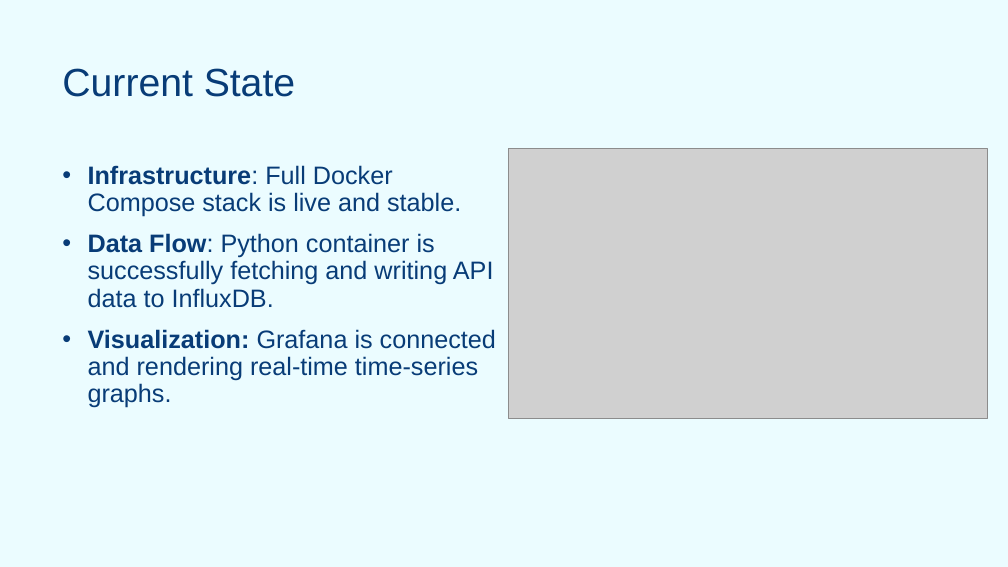
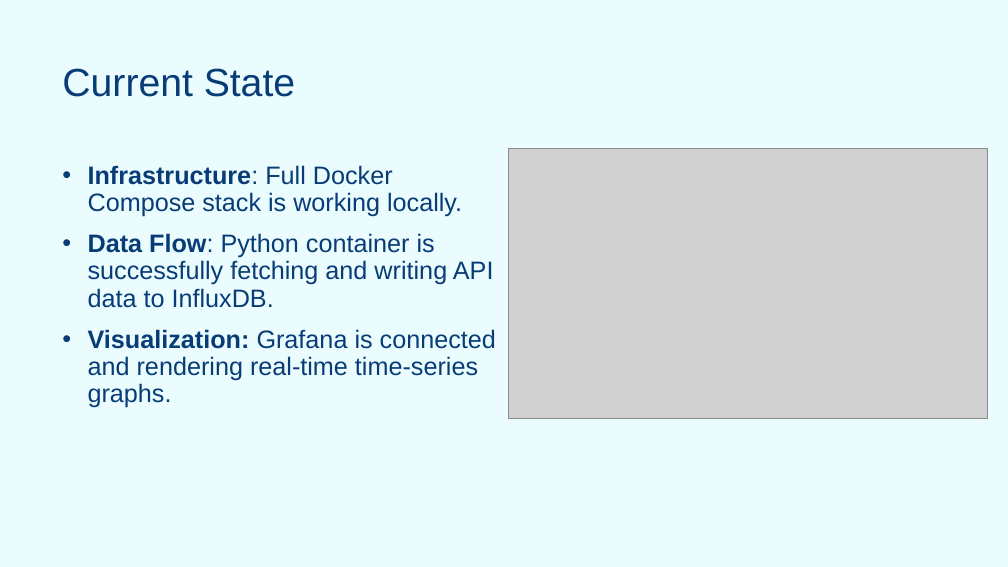
Before and after one commit to SzarkaMoric/RunReady, a slide deck: slide 7 of RunReady_2.pptx. Drawn at 1008x567 pixels with LibreOffice and Linux fonts; fonts in the diff are those of the drawing; grey boxes stand for pictures; background and template pictures are left out. Boxes give left, top, right and bottom in pixels: in the first picture for what was removed or moved away, otherwise in the second. Text is boxed around its words. In the diff, an @@ line names an element or a change of style, - is before the commit and + after.

```diff
--- a/RunReady_2.pptx
+++ b/RunReady_2.pptx
@@ text at (88, 165, 462, 217): text changed @@
-• Infrastructure: Full Docker Compose stack is live and stable.
+• Infrastructure: Full Docker Compose stack is working locally.
```
Also in this commit, not shown: 5 other slides changed.
